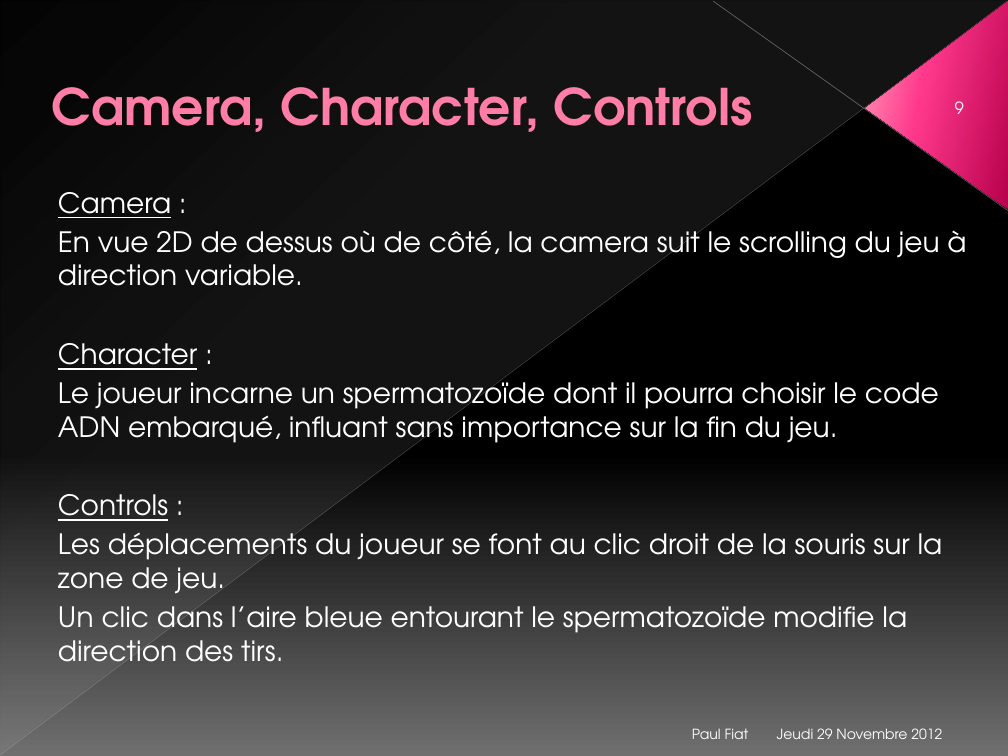
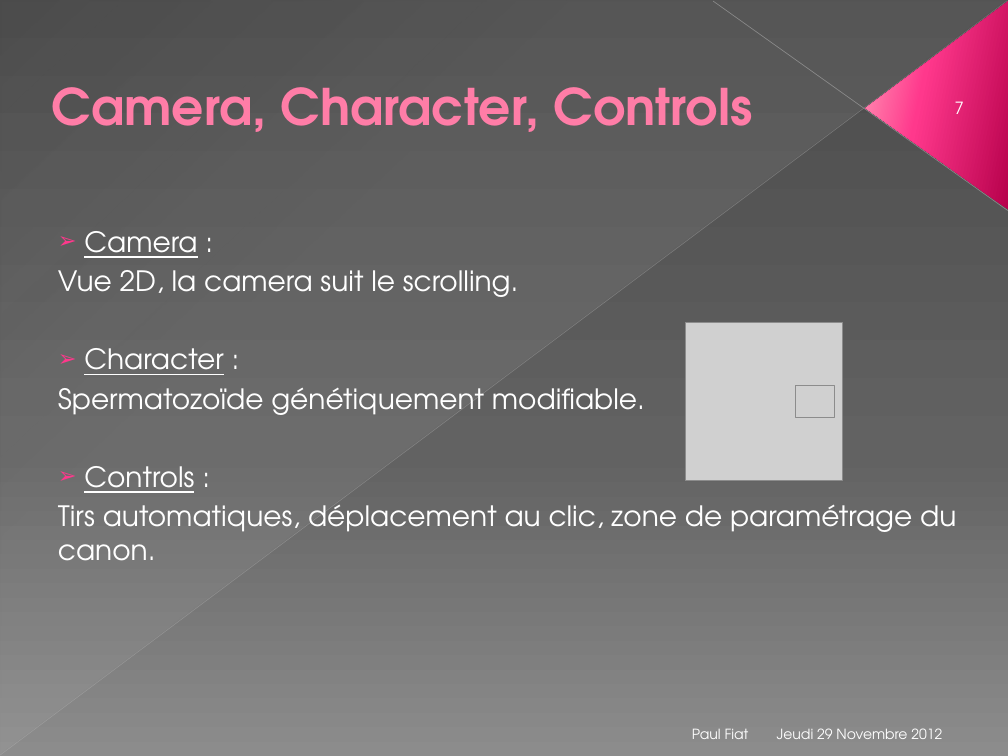
Before and after one commit to Nyarlygames/OBG, a slide deck: slide 7 of GD/Présentation.pptx (slide 9 before the commit). Drawn at 1008x756 pixels with LibreOffice and Linux fonts; fonts in the diff are those of the drawing; grey boxes stand for pictures. Boxes give left, top, right and bottom in pixels: in the first picture for what was removed or moved away, otherwise in the second. Text is boxed around its words. In the diff, an @@ line names an element or a change of style, - is before the commit and + after.

```diff
--- a/GD/Présentation.pptx
+++ b/GD/Présentation.pptx
@@ background gradient #000000 to #707070 to gradient #4A4A4A to #626262 to #8C8C8C @@
@@ page number at (955, 101, 964, 114): text changed @@
-9
+7
@@ text at (84, 231, 223, 493): bullet none to ➢ @@
@@ text at (58, 270, 519, 297): text changed @@
-En vue 2D de dessus où de côté, la camera suit le scrolling du jeu à direction variable.
+Vue 2D, la camera suit le scrolling.
@@ picture added at (685, 323, 843, 480) @@
@@ text at (58, 388, 645, 415): text changed @@
-Le joueur incarne un spermatozoïde dont il pourra choisir le code ADN embarqué, influant sans importance sur la fin du jeu.
+Spermatozoïde génétiquement modifiable.
@@ picture added at (795, 386, 835, 417) @@
@@ text at (58, 505, 956, 561): text changed @@
-Les déplacements du joueur se font au clic droit de la souris sur la zone de jeu.
-Un clic dans l’aire bleue entourant le spermatozoïde modifie la direction des tirs.
+Tirs automatiques, déplacement au clic, zone de paramétrage du canon.
```
Also in this commit, not shown: 10 other slides changed, 2 slides removed, 45 other files.
